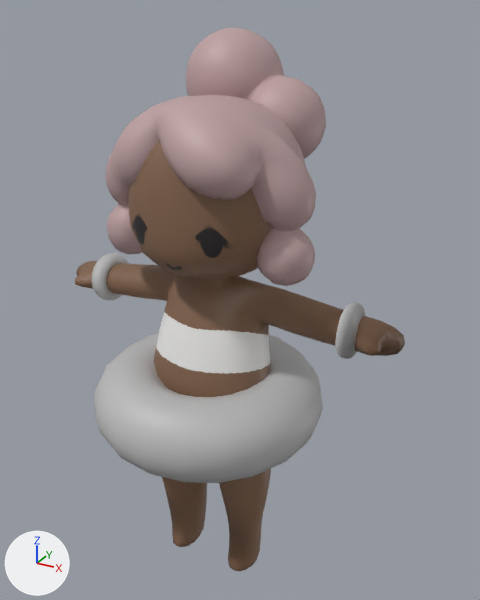
The FBX model Assets/Characters/sk_player.fbx, before and after one commit.
One viewpoint serves both versions: a camera (50 mm lens) standing at (0.939, -1.508, 1.725) and looking at (0.044, 0.118, 0.912). The axes (+X, +Y, +Z) are drawn at lower left. The lights are the same throughout. Where no turn or scale is listed for an object, it has been applied to the vertices.

Names of what the first picture shows: 'character:c_body', 'character:c_bracelets', 'character:c_clothesTest', 'character:c_hair'.
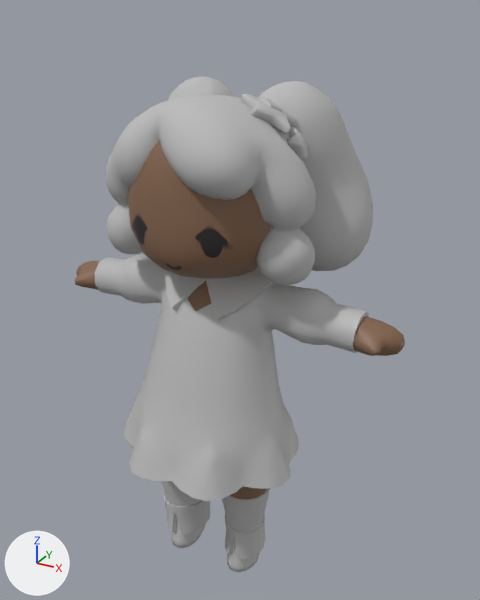
The change, as a list of edits to the scene's bpy script:
```text
Add mat_c_hair1:
    mat_c_hair1 = principled_material('c_hair1')
    mat_c_hair1.base_color = (0.5, 0.5, 0.5)  # grey #bcbcbc
    mat_c_hair1.roughness = 0.859
Change me_mesh:
    where me_mesh.from_pydata(...)  # 1117 vertices, 1116 faces; spans x -0.564..0.564, y -0.179..0.274, z 0.005..1.499
    used by ob_character_c_body; location = (0.0, 0.0, 0.0)
    me_mesh part 1: its shading normals changed
Add me_mesh_004:
    me_mesh_004.from_pydata(...)  # 154 vertices, 170 faces; spans x 0.082..0.254, y -0.013..0.153, z 1.359..1.524
    me_mesh_004.materials.append(mat_lambert1)  # grey #bcbcbc
Add me_mesh_002_1:
    me_mesh_002_1.from_pydata(...)  # 1764 vertices, 1758 faces; spans x -0.376..0.376, y -0.206..0.466, z 0.99..1.542
    me_mesh_002_1.materials.append(mat_c_hair1)  # grey #bcbcbc
Add me_mesh_003_1:
    me_mesh_003_1.from_pydata(...)  # 1171 vertices, 1068 faces; spans x -0.446..0.446, y -0.244..0.271, z 0.004..1.048
    me_mesh_003_1.materials.append(mat_lambert1)  # grey #bcbcbc
Change ob_character_c_hair:
    ob_character_c_hair.rotation_euler: (1.571, 0.0, 0.0) -> (0.0, 0.0, 0.0)  # degrees (90, 0, 0) -> degrees (0, 0, 0)
    ob_character_c_hair.scale: (0.01, 0.01, 0.01) -> (1.0, 1.0, 1.0)
    add ob_character_c_hair.hide_viewport = True
Remove ob_character_c_bracelets:
    ob_character_c_bracelets = bpy.data.objects.new('character:c_bracelets', me_mesh_002)
    ob_character_c_bracelets.location = (0.0, 0.0, 0.0)
Remove ob_character_c_clothestest:
    ob_character_c_clothestest = bpy.data.objects.new('character:c_clothesTest', me_mesh_003)
    ob_character_c_clothestest.location = (0.0, 0.0, 0.0)
Add ob_c_accstars:
    ob_c_accstars = bpy.data.objects.new('c_accStars', me_mesh_004)
    ob_c_accstars.location = (0.0, 0.0, 0.0)
Add ob_c_hairpigtails:
    ob_c_hairpigtails = bpy.data.objects.new('c_hairPigtails', me_mesh_002_1)
    ob_c_hairpigtails.location = (0.0, 0.0, 0.0)
Add ob_c_astrodress:
    ob_c_astrodress = bpy.data.objects.new('c_astroDress', me_mesh_003_1)
    ob_c_astrodress.location = (0.0, 0.0, 0.0)
```

Pixel boxes (x1, y1, x2, y2) of what changed, in the pictures (480 x 600 px):
'c_astroDress', added
    after: (95, 254, 369, 573)
'character:c_body', shading changed
    both: (78, 140, 405, 571)
'c_hairPigtails', added
    after: (105, 76, 373, 286)
'character:c_hair', hidden
    before: (105, 27, 326, 286)
'character:c_clothesTest', deleted
    before: (94, 333, 323, 483)
'character:c_bracelets', deleted
    before: (91, 253, 365, 359)
'c_accStars', added
    after: (241, 94, 308, 161)
